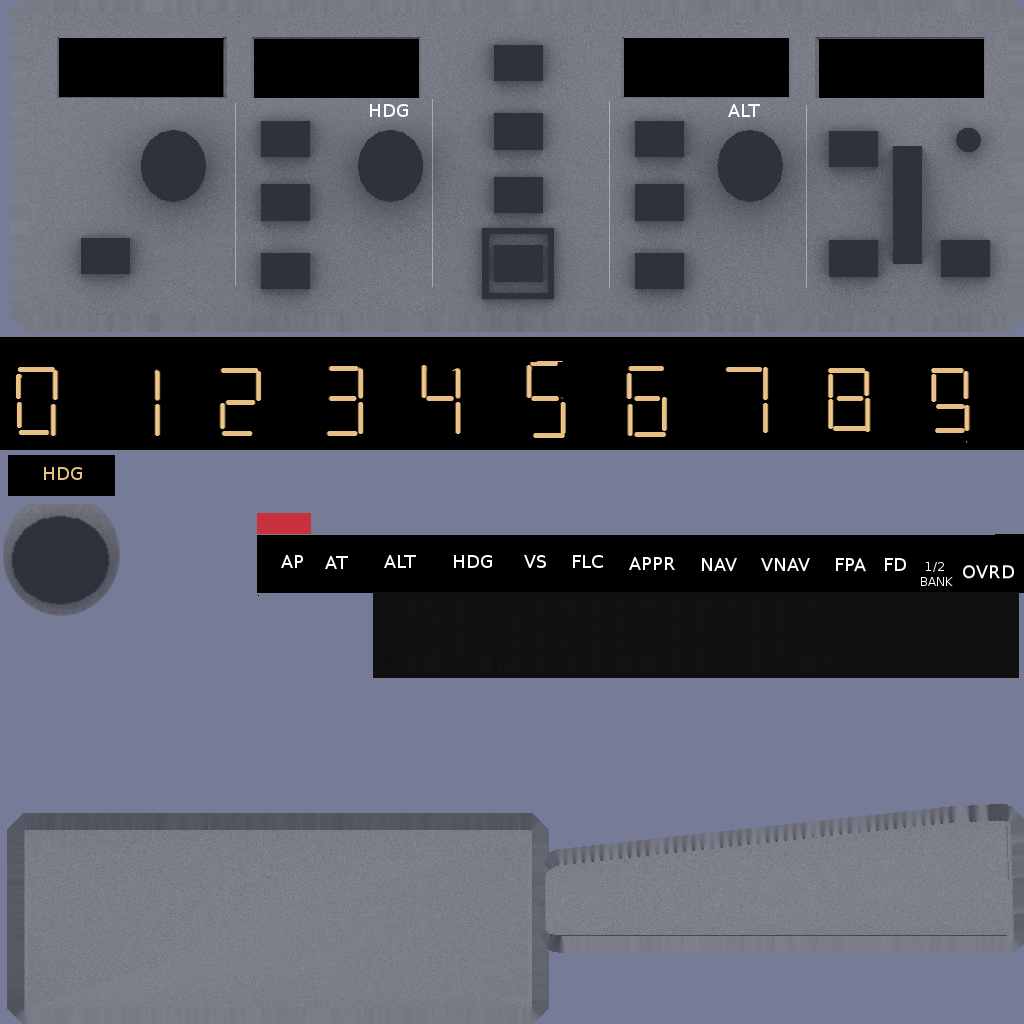
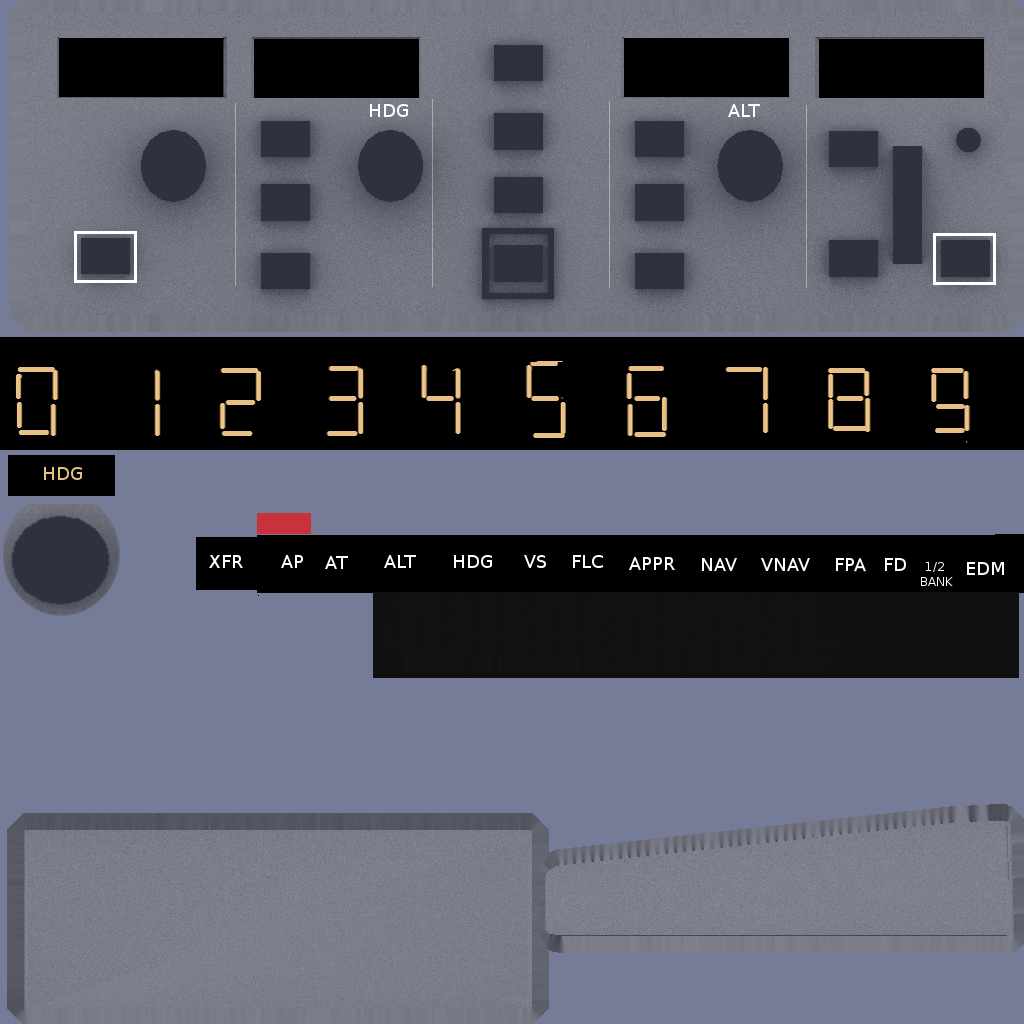
Layers edited between the first and the second (1024, 1024) image:
painted on "text" over (74, 231, 996, 285)
painted on "autopilot.png #1" over (196, 537, 1014, 590)
